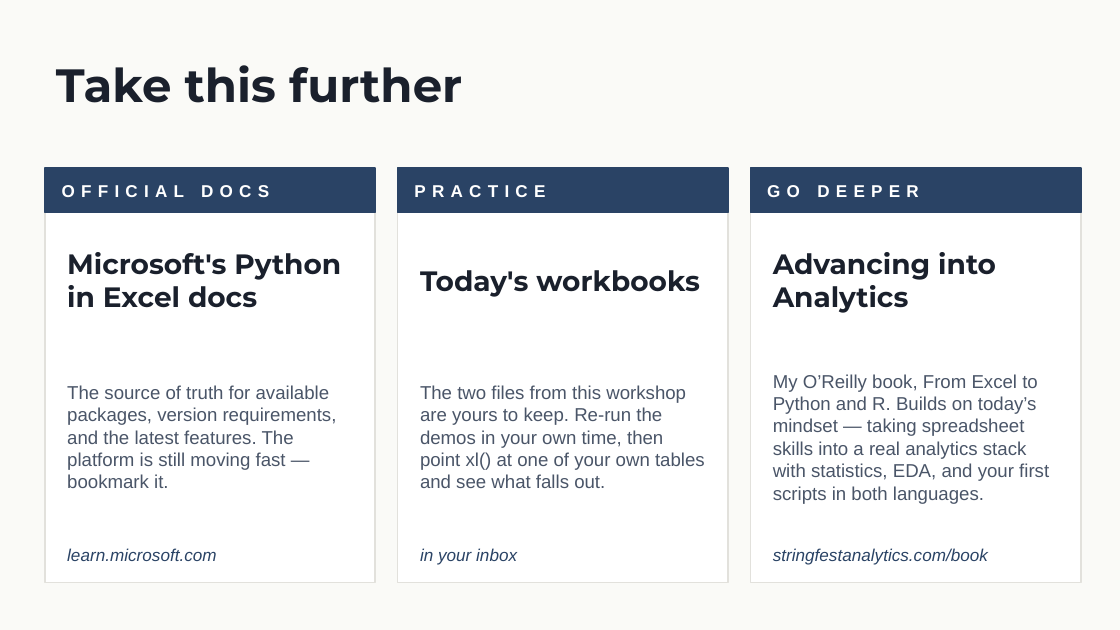
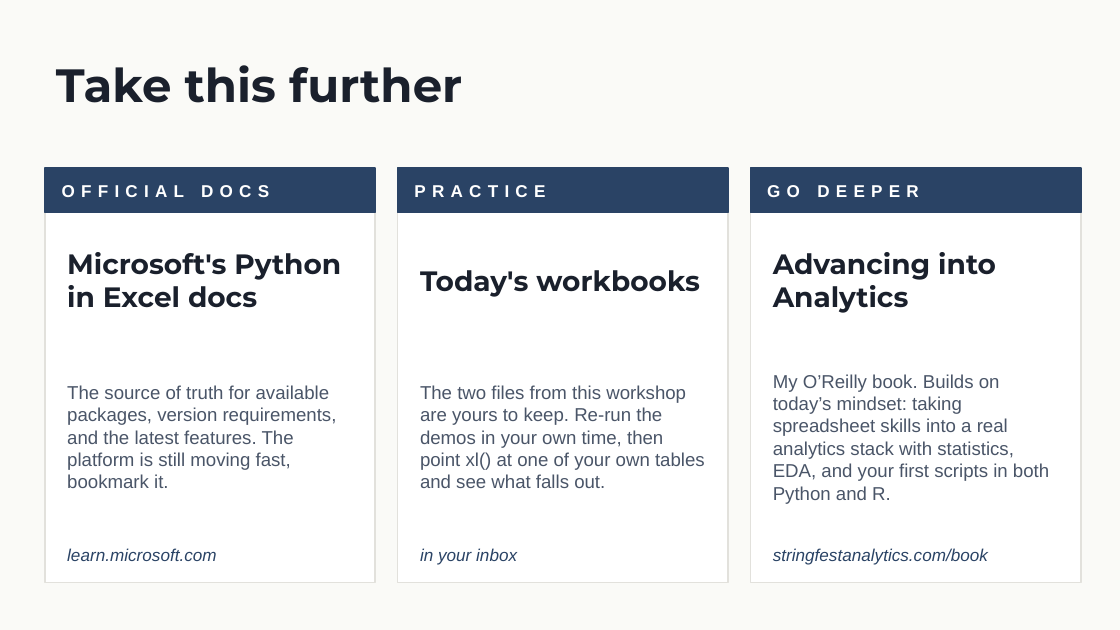
Before and after one commit to stringfestdata/python-in-excel-your-first-hour, a slide deck: slide 24 of python-in-excel-first-hour-deck.pptx. Drawn at 1120x630 pixels with LibreOffice and Linux fonts; fonts in the diff are those of the drawing. Boxes give left, top, right and bottom in pixels: in the first picture for what was removed or moved away, otherwise in the second. Text is boxed around its words. In the diff, an @@ line names an element or a change of style, - is before the commit and + after.

```diff
--- a/python-in-excel-first-hour-deck.pptx
+++ b/python-in-excel-first-hour-deck.pptx
@@ text at (67,385,337,488): text changed @@
-The source of truth for available packages, version requirements, and the latest features. The platform is still moving fast — bookmark it.
+The source of truth for available packages, version requirements, and the latest features. The platform is still moving fast, bookmark it.
@@ text at (773,374,1049,504): text changed @@
-My O’Reilly book, From Excel to Python and R. Builds on today’s mindset — taking spreadsheet skills into a real analytics stack with statistics, EDA, and your first scripts in both languages.
+My O’Reilly book. Builds on today’s mindset: taking spreadsheet skills into a real analytics stack with statistics, EDA, and your first scripts in both Python and R.
```
Also in this commit, not shown: 14 other slides changed, 2 other files.
